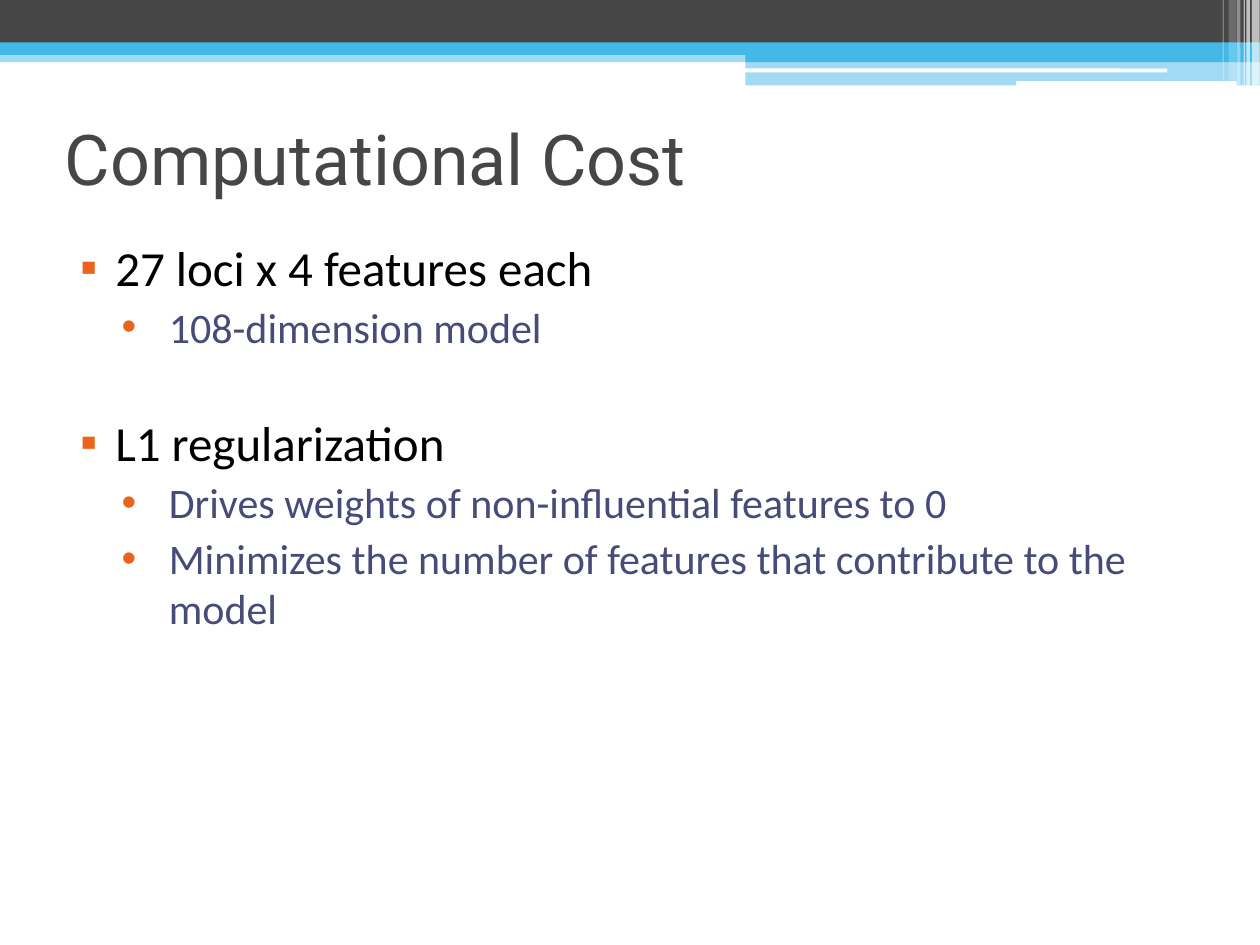
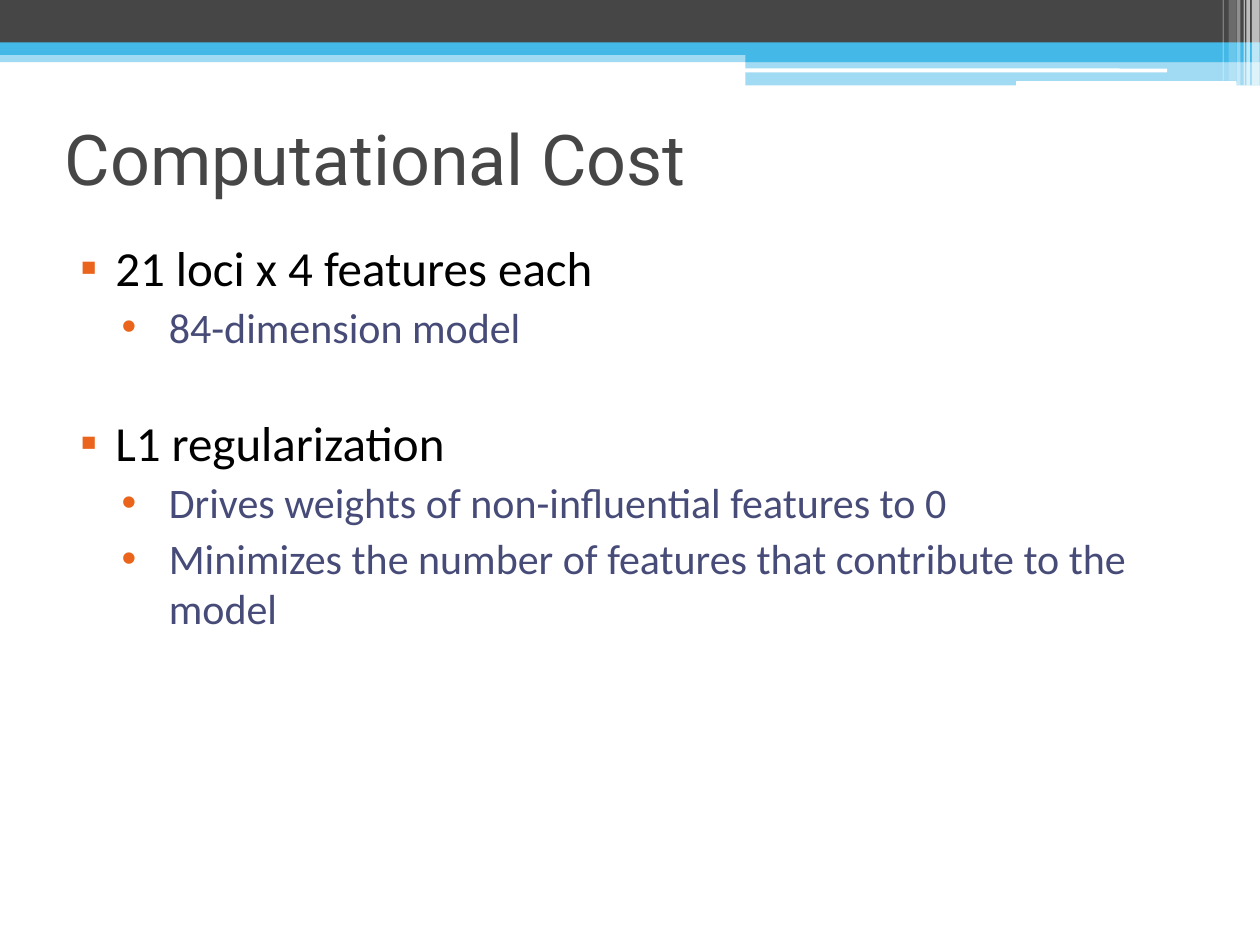
Before and after one commit to lailamargaret/Stanford-2018, a slide deck: slide 20 of MSI Project Presentation.pptx. Drawn at 1260x945 pixels with LibreOffice and Linux fonts; fonts in the diff are those of the drawing. Boxes give left, top, right and bottom in pixels: in the first picture for what was removed or moved away, otherwise in the second. Text is boxed around its words. In the diff, an @@ line names an element or a change of style, - is before the commit and + after.

```diff
--- a/MSI Project Presentation.pptx
+++ b/MSI Project Presentation.pptx
@@ text at (115,252,592,344): text changed @@
-▪ 27 loci x 4 features each
-  • 108-dimension model
+▪ 21 loci x 4 features each
+  • 84-dimension model
```
Also in this commit, not shown: 1 other slide changed, 7 slides added.
